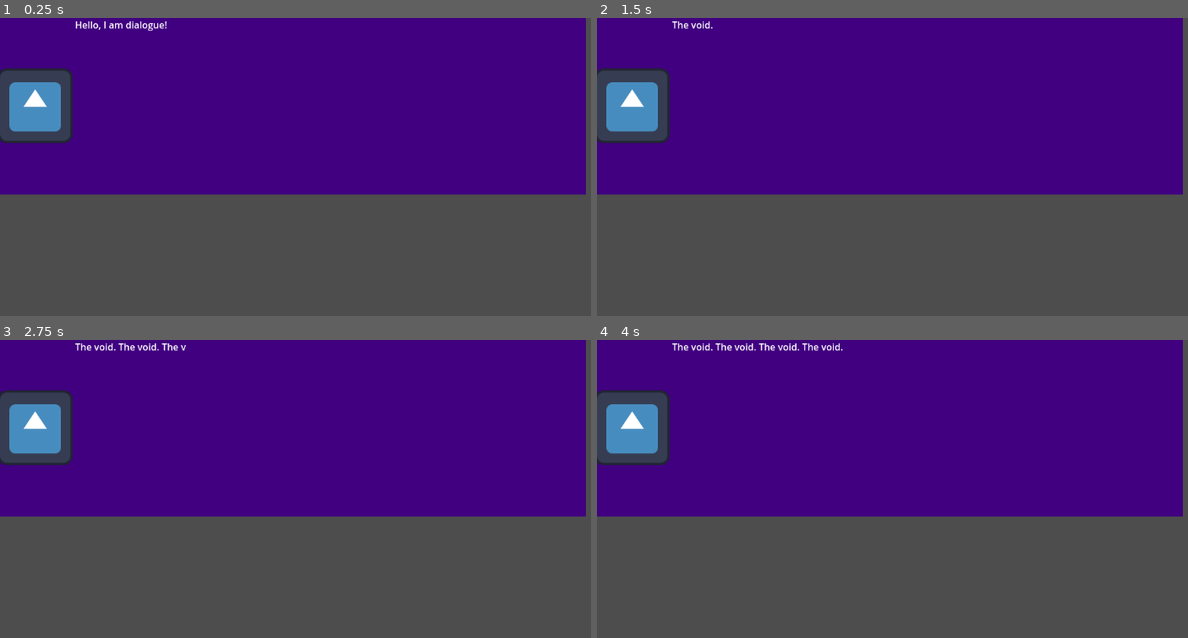
Above: before the commit, frames 1-4 (two rows, left to right).
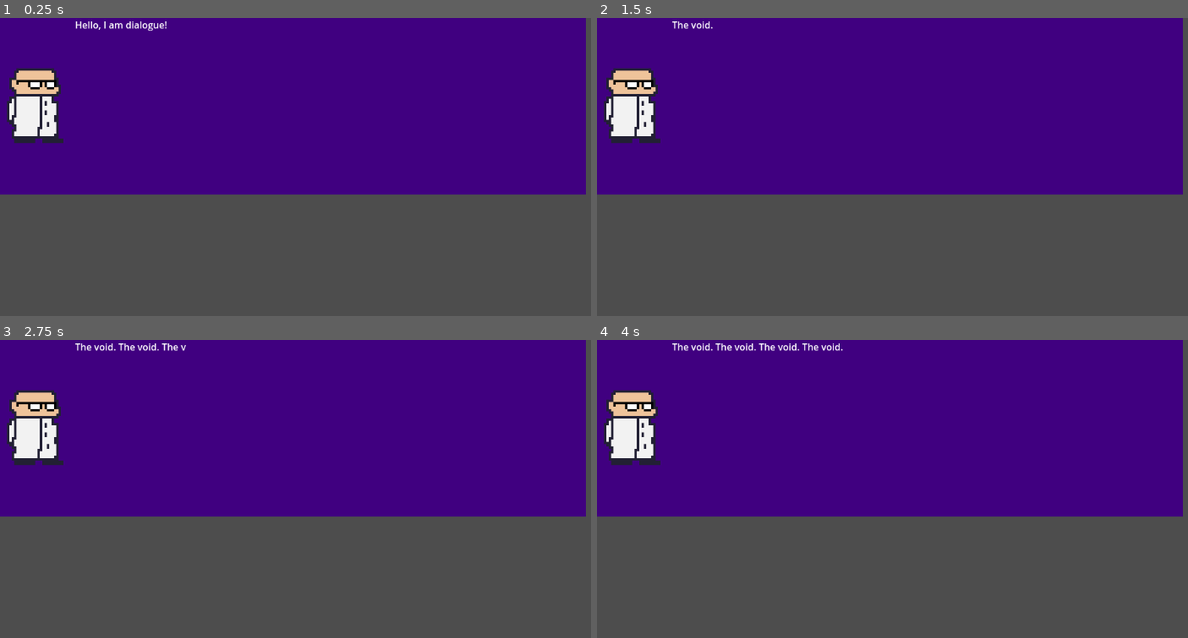
Above: after the commit, the same moments.

Repository: Gamnraa/gmtk2025
Game: Godot game, scene res://Nodes/DialogueBox.tscn
Same seed, same stepped clock (60 frames per second), same inputs: the game is played once before the commit and once after it. The project has no main scene, so this scene is started directly. The engine's default icon, where the game draws it, is replaced by a stand-in: a white triangle on a blue panel in a dark square.
Inputs:
- Up to frame 1 (0.25 s): no input
- Up to frame 2 (1.5 s): tap Enter at 1.25 s
- Up to frame 3 (2.75 s): tap Space at 2 s
- Up to frame 4 (4 s): tap Enter at 3.5 s

The runs differ from the first frame. In frame 1, 2.9% of the frame differs, in the area x 0-13%, y 16-42%; in frame 2, 2.9%; in frame 3, 2.9%; in frame 4, 2.9%.

Commit message:
First asset!!!

Diff:
--- a/Nodes/DialogueBox.tscn
+++ b/Nodes/DialogueBox.tscn
@@ -3,7 +3,7 @@
 [ext_resource type="Shader" uid="uid://tdnpojvrk85h" path="res://Shaders/ColorControl.gdshader" id="1_v40lu"]
 [ext_resource type="Script" uid="uid://cd5tio43jwki3" path="res://Scripts/dialogue_box.gd" id="1_wuo72"]
 [ext_resource type="Texture2D" uid="uid://h8mw0vlj727n" path="res://Graphics/placeholder.png" id="2_eo7iu"]
-[ext_resource type="Texture2D" uid="uid://cvvud1asa3hov" path="res://icon.svg" id="3_eo7iu"]
+[ext_resource type="Texture2D" uid="uid://b12k6ybnudxq7" path="res://Graphics/Dr._Dialogue.png" id="4_wuo72"]
 
 [sub_resource type="ShaderMaterial" id="ShaderMaterial_wuo72"]
 shader = ExtResource("1_v40lu")
@@ -109,7 +109,7 @@
 
 [node name="Icon" type="Sprite2D" parent="."]
 position = Vector2(60, 150)
-texture = ExtResource("3_eo7iu")
+texture = ExtResource("4_wuo72")
 
 [node name="AnimationPlayer" type="AnimationPlayer" parent="."]
 libraries = {
--- a/Scripts/dialogue_box.gd
+++ b/Scripts/dialogue_box.gd
@@ -15,7 +15,7 @@
 		["ADD", " The void."],
 		["DELAY", 3],
 		["SET", "My ultimate goal, if I were to make a mod, would be another Final Boss line, similar to CC and AF. Basically …(648 unchanged characters)…
-		["DELAY", 1]
+		["PROMPT", true]
 	],
 ]
 
Binary file added: Graphics/Dr._Dialogue.png
Not shown, added: Graphics/Dr._Dialogue.png.import
